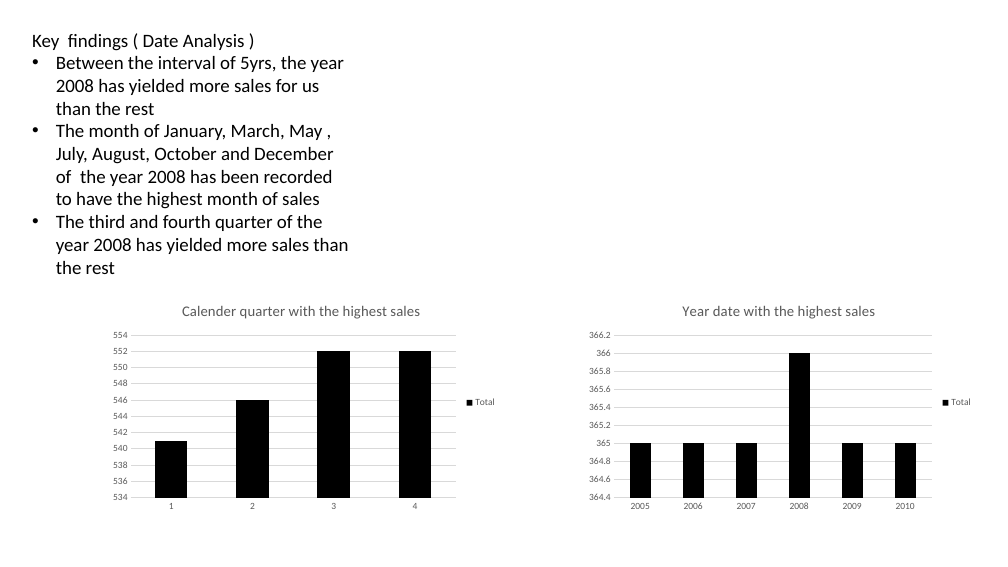
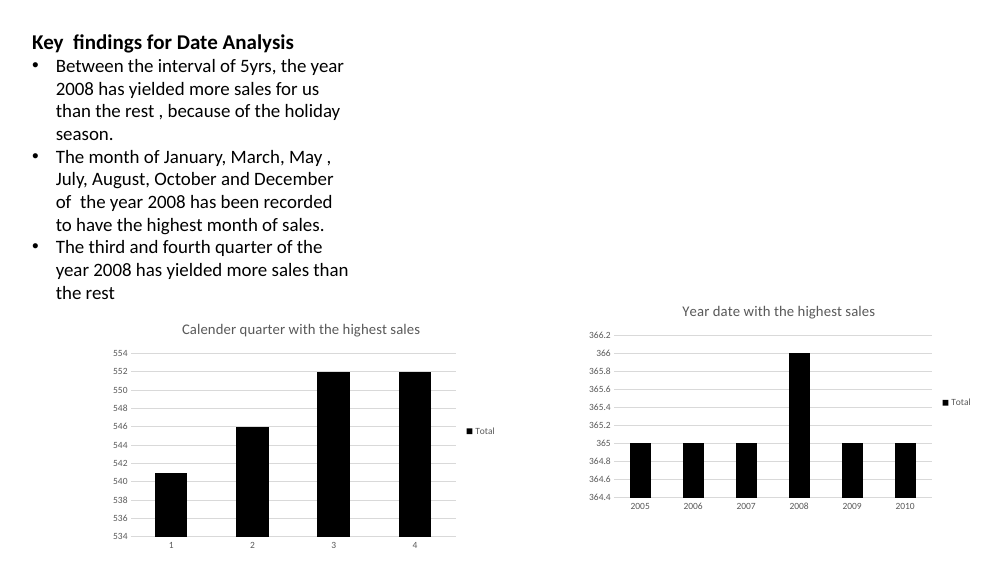
Before and after one commit to David-Bazunu/Edited-Campaign-Data-Demo-, a slide deck: slide 5 of Adventure works Presentation .pptx (slide 4 before the commit). Drawn at 1008x567 pixels with LibreOffice and Linux fonts; fonts in the diff are those of the drawing. Boxes give left, top, right and bottom in pixels: in the first picture for what was removed or moved away, otherwise in the second. Text is boxed around its words. In the diff, an @@ line names an element or a change of style, - is before the commit and + after.

```diff
--- a/Adventure works Presentation .pptx
+++ b/Adventure works Presentation .pptx
@@ text at (32,34,344,235): text changed @@
-Key findings ( Date Analysis )
-• Between the interval of 5yrs, the year 2008 has yielded more sales for us than the rest
-• The month of January, March, May , July, August, October and December of the year 2008 has been recorded to have the highest month of sales
+Key findings for Date Analysis
+• Between the interval of 5yrs, the year 2008 has yielded more sales for us than the rest , because of the holiday season.
+• The month of January, March, May , July, August, October and December of the year 2008 has been recorded to have the highest month of sales.
@@ column chart: place and size @@
-column chart at (105,290,504,516)
+column chart at (105,307,504,556)
```
Also in this commit, not shown: 5 other slides changed, 2 slides added.
